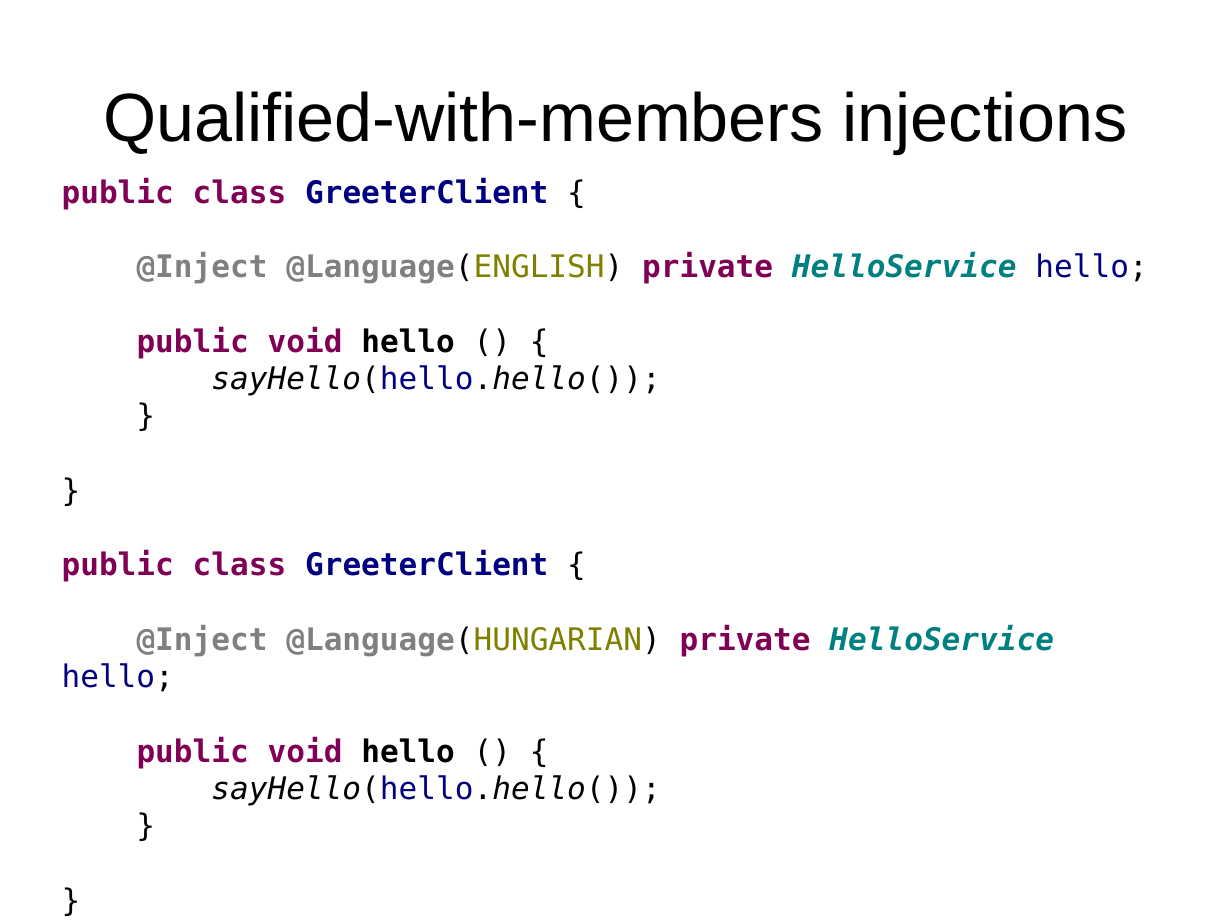
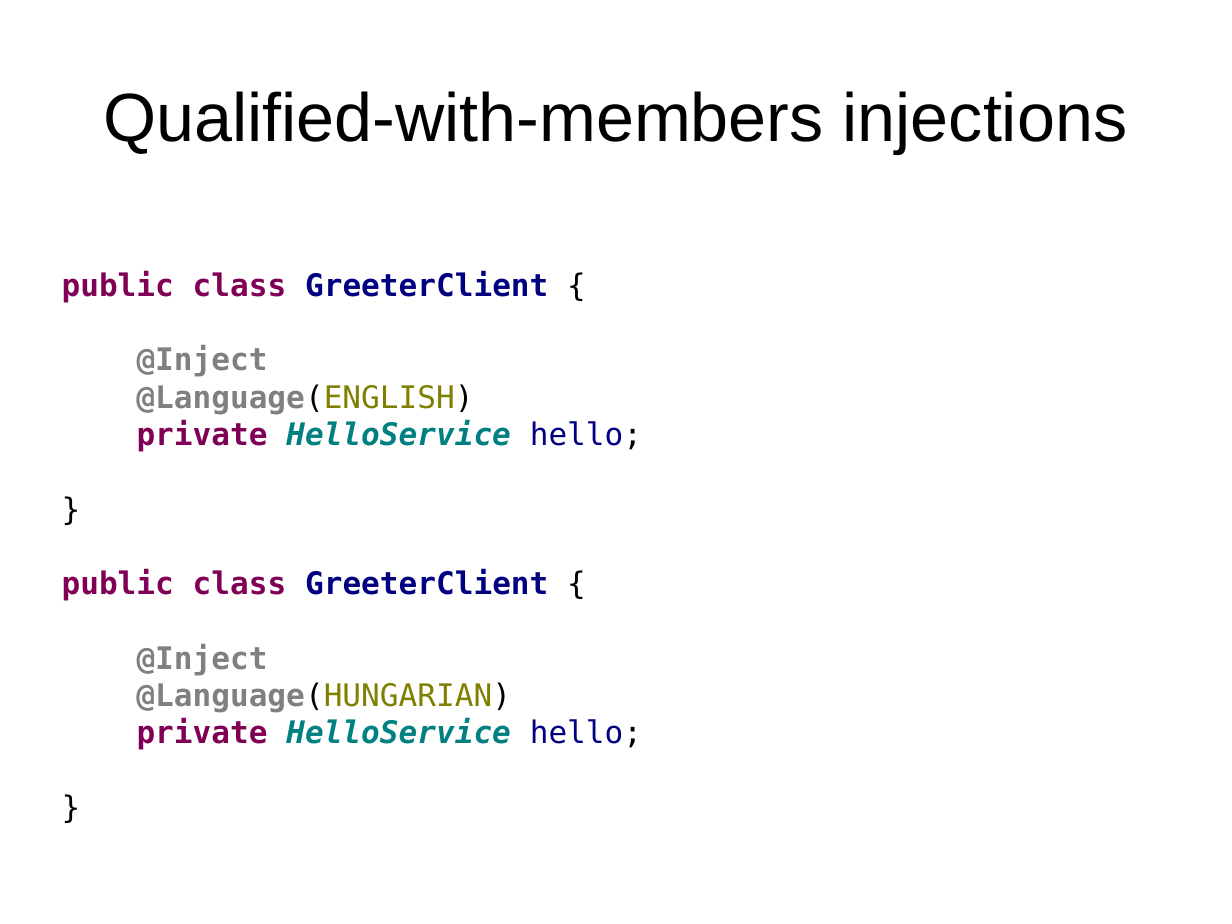
Before and after one commit to FrigoCoder/CDI, a slide deck: slide 26 of CDI.odp. Drawn at 1232x924 pixels with LibreOffice and Linux fonts; fonts in the diff are those of the drawing. Boxes give left, top, right and bottom in pixels: in the first picture for what was removed or moved away, otherwise in the second. Text is boxed around its words. In the diff, an @@ line names an element or a change of style, - is before the commit and + after.

```diff
--- a/CDI.odp
+++ b/CDI.odp
@@ text at [62, 271, 642, 750]: paragraph removed @@
-}
@@ text "public class GreeterClient {": place and size @@
-text "public class GreeterClient {" at [62, 177, 1147, 806]
+text "public class GreeterClient {" at [62, 271, 642, 750]
@@ text at [136, 345, 642, 452]: text changed; text colour #000000 to #808080 @@
-@Inject @Language(ENGLISH) private HelloService hello;
-public void hello () {
-sayHello(hello.hello());
-}
+@Inject
+@Language(ENGLISH)
+private HelloService hello;
@@ text at [136, 644, 642, 750]: text changed; text colour #000000 to #808080 @@
-@Inject @Language(HUNGARIAN) private HelloService hello;
-public void hello () {
-sayHello(hello.hello());
+@Inject
+@Language(HUNGARIAN)
+private HelloService hello;
```
Also in this commit, not shown: 8 other slides changed, 3 slides added, 5 other files.
